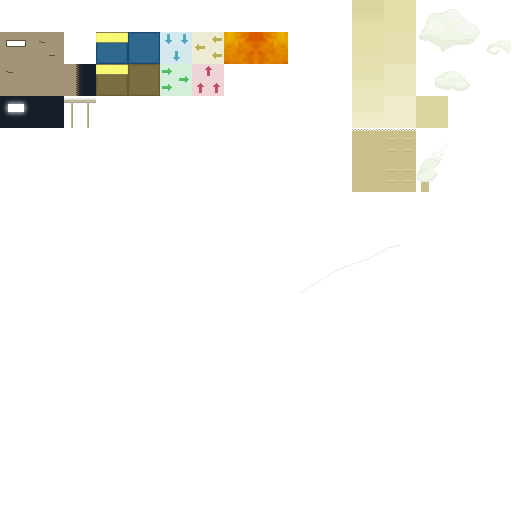
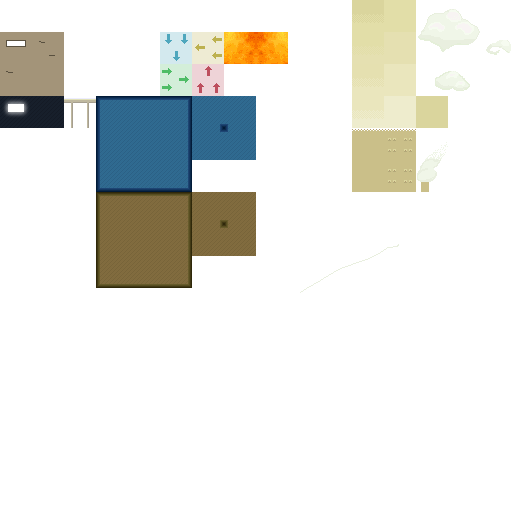
Comparing the layer stacks of the two 512px x 512px images. Changes:
added group "Group 1" with 3 layers above "arrows" over [224, 32, 288, 64]
added layer "Layer 8 copy 7" in group "Group 1" over [224, 32, 256, 64]
hid "Layer 8 copy 6", moved it into group "Group 1", painted on it over [224, 32, 256, 64]
moved "Layer 8 copy" into group "Group 1", painted on it over [256, 32, 288, 64]
removed layer "Layer 7" over [76, 64, 96, 96]
painted on "floor copy" over [64, 64, 256, 288]
removed layer "Layer 4" from group "floor" over [96, 32, 160, 64]
removed layer "Layer 3" from group "floor" over [128, 32, 160, 64]
removed layer "floor1" from group "floor" over [95, 32, 129, 65]
added layer "Layer 10" in group "floor" over [96, 96, 192, 192]
added layer "Layer 12" in group "floor" over [220, 124, 228, 132]
added layer "Layer 11" in group "floor" over [192, 96, 256, 160]
added layer "Layer 9" in group "floor" over [96, 96, 192, 192]
